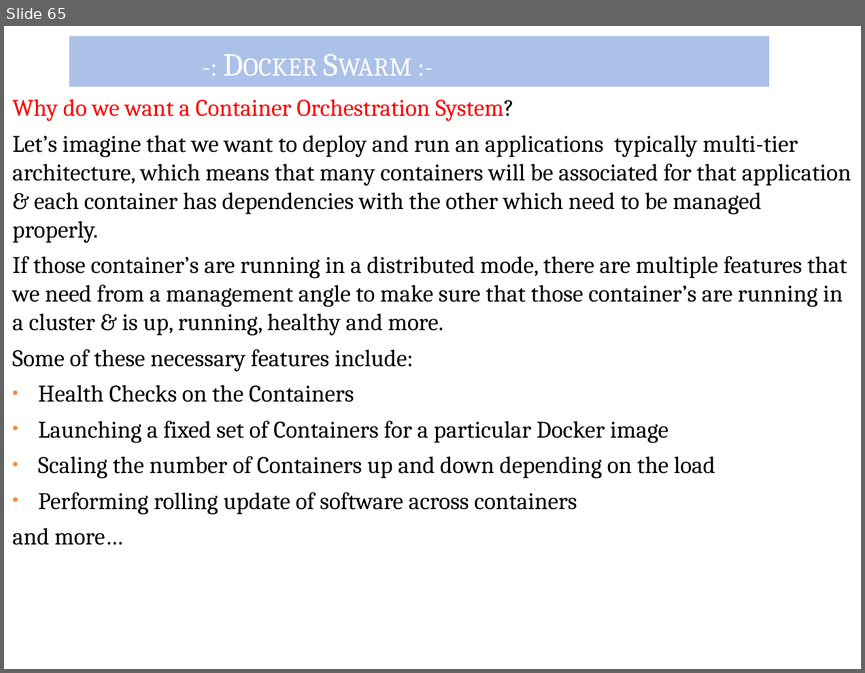
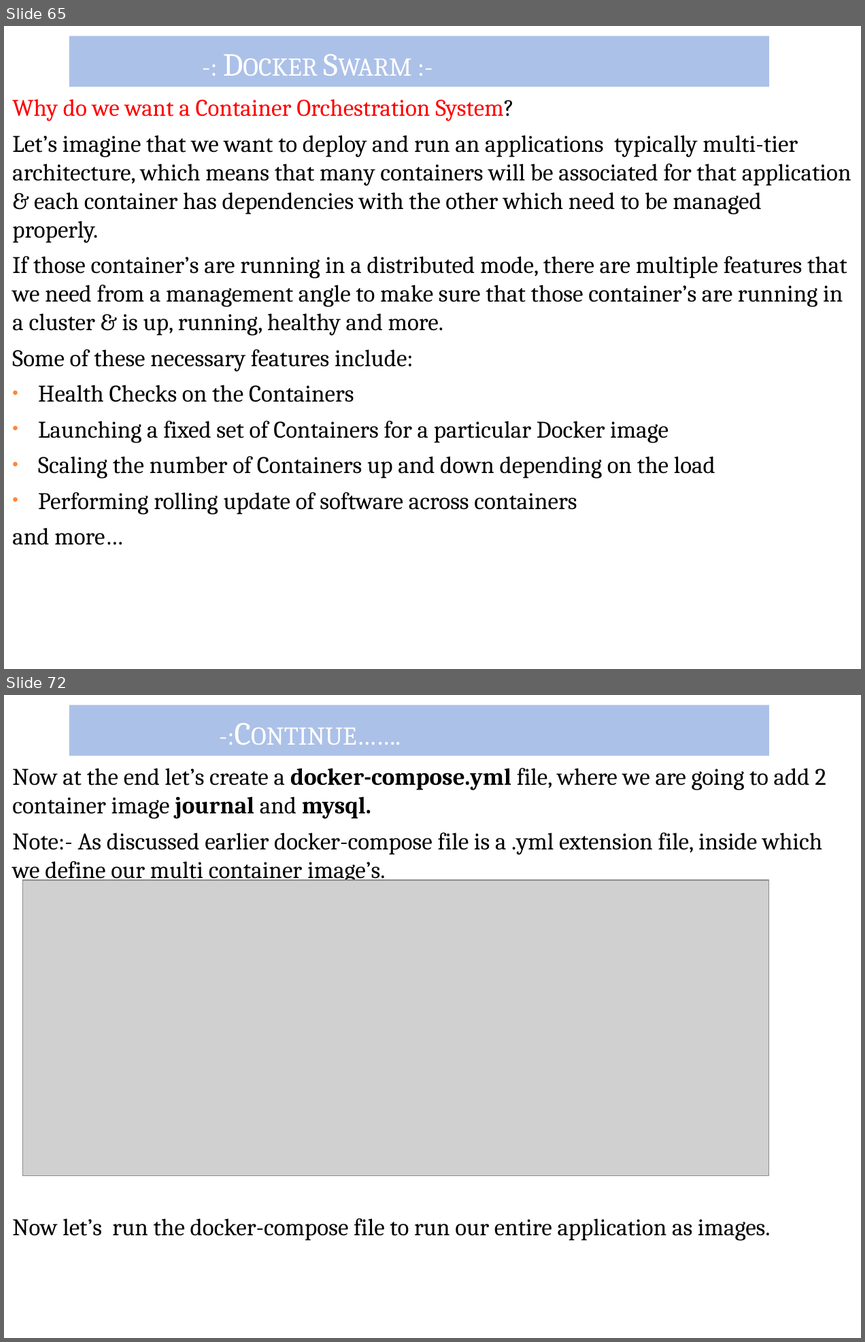
Before and after one commit to dsaha-84/Opern-Training-Modules, a slide deck: 4.DOCKER.pptx. Shown one above the other, each under a label of ours: slide 65 before the commit, slides 65 and 72 after it; the slides between them are not shown. The pictures are 865x673 and 865x1342 pixels, drawn with LibreOffice and Linux fonts; fonts in the diff are those of the drawing; grey boxes stand for pictures. Boxes give left, top, right and bottom in pixels: in the first picture for what was removed or moved away, otherwise in the second. Text is boxed around its words. In the diff, an @@ line names an element or a change of style, - is before the commit and + after.

```diff
--- a/4.DOCKER.pptx
+++ b/4.DOCKER.pptx
@@ slide 72 added at [4,695,861,1338], background #FFFFFF @@
@@ title added at [69,705,769,756], fill #ACC1E8, 27 pt, text #FFFFFF, small capitals @@
+-:Continue…….
@@ text added at [12,768,826,1240], 20 pt, text #000000 @@
+Now at the end let’s create a docker-compose.yml file, where we are going to add 2 container image journal and mysql.
+Note:- As discussed earlier docker-compose file is a .yml extension file, inside which we define our multi container image’s.
+Now let’s run the docker-compose file to run our entire application as images.
@@ picture added at [23,880,769,1176] @@
```
Also in this commit, not shown: 1 slide changed, 7 other slides added, 2 slides removed.
